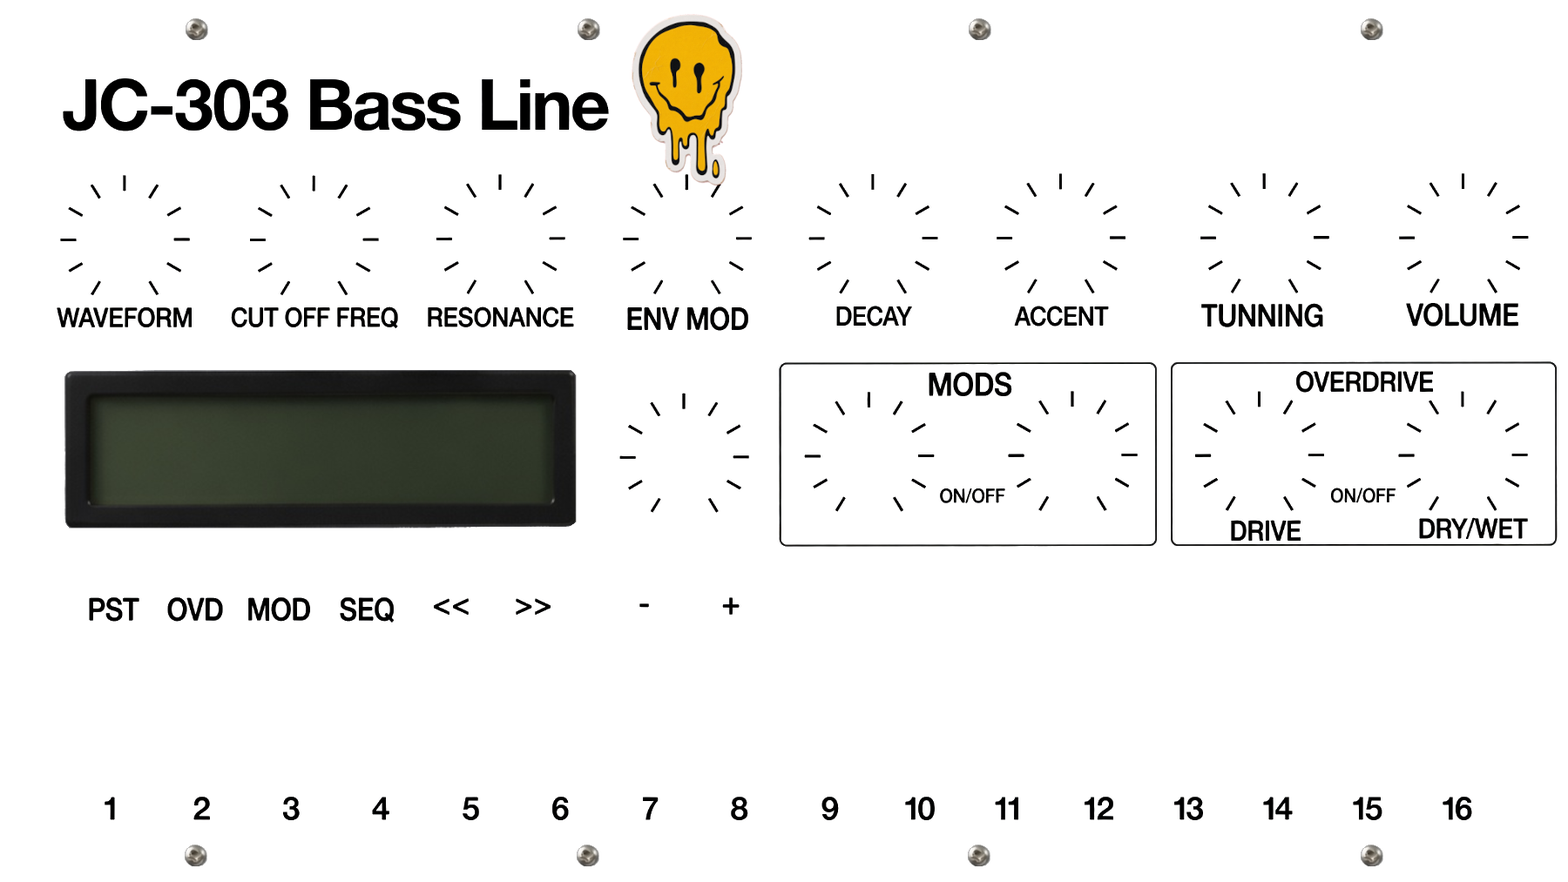
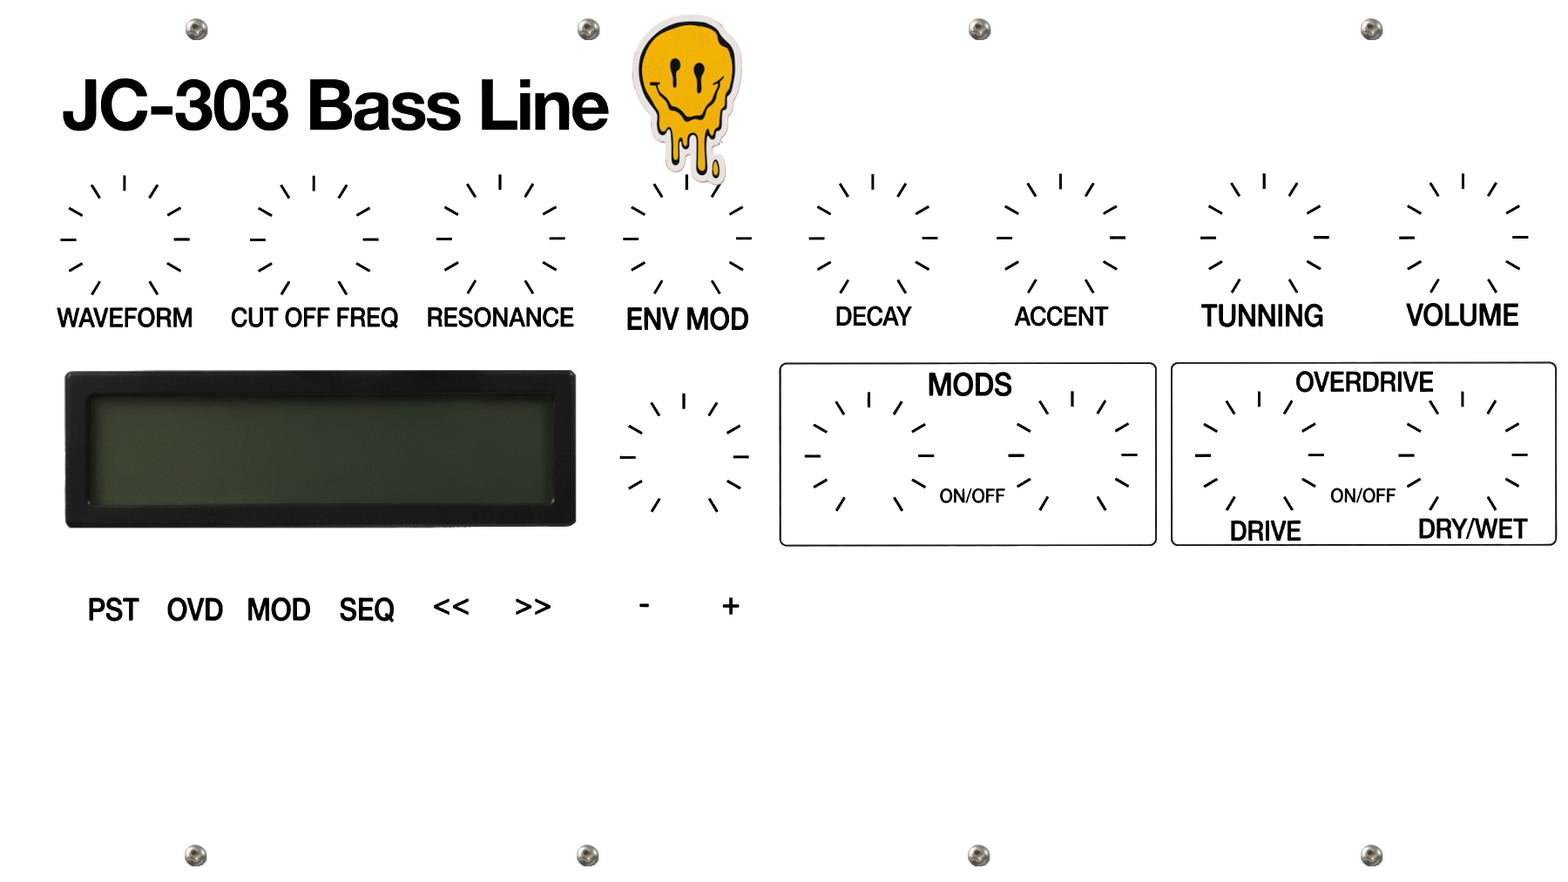
Two versions of the same layered image (1568px x 882px). Layer-by-layer changes:
painted on "labels" over [104, 797, 1473, 821]